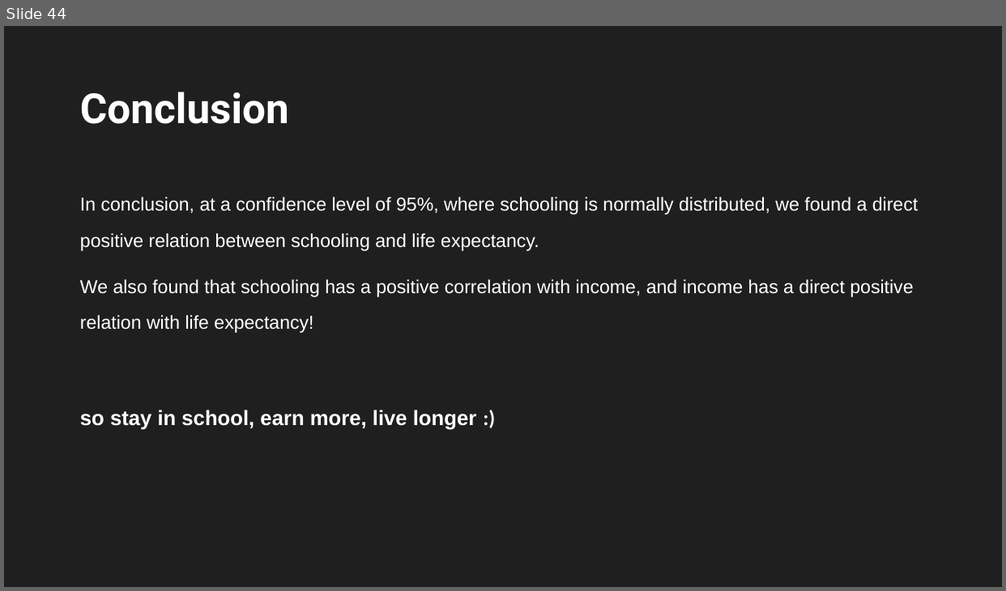
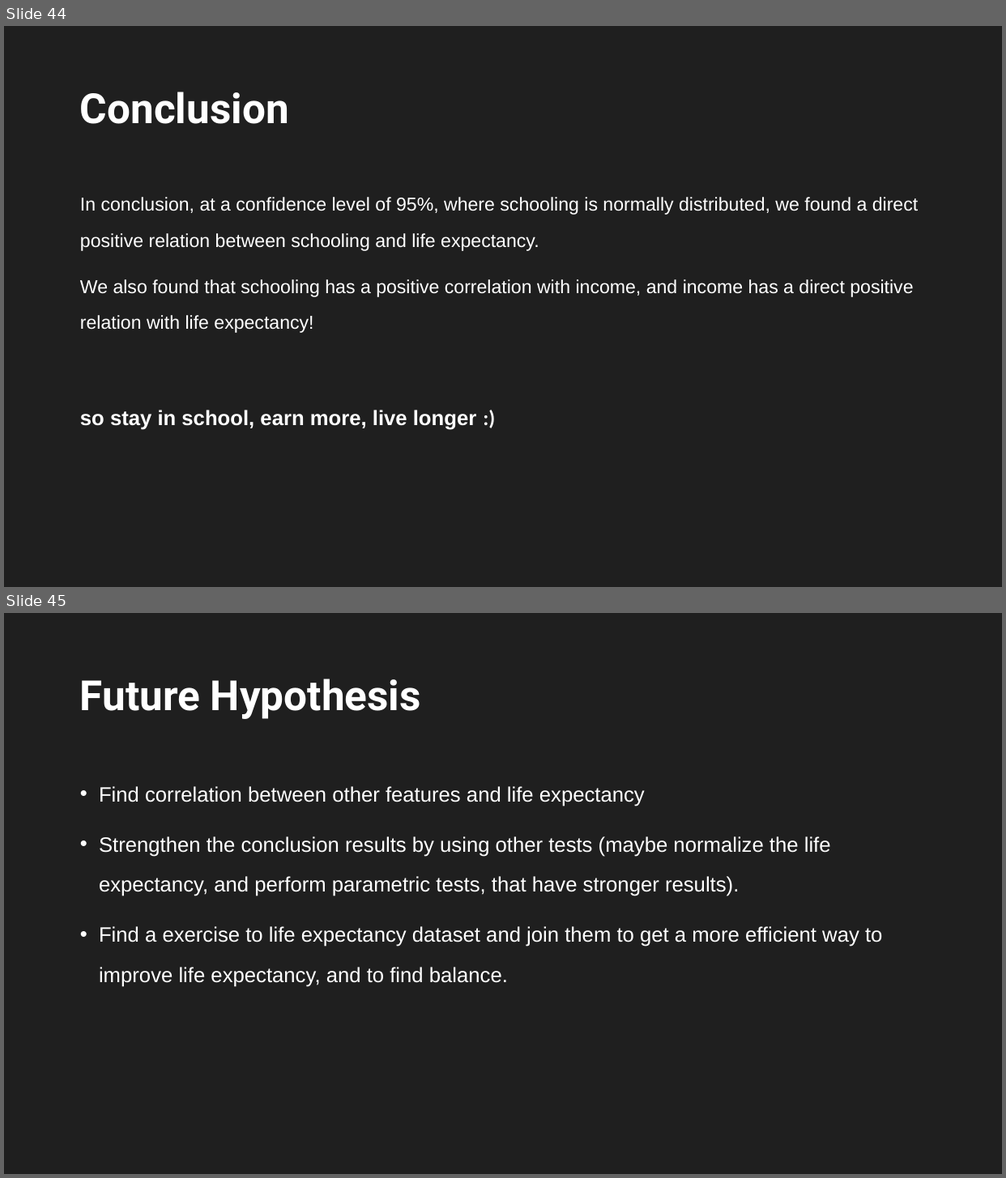
Before and after one commit to amitedenzon/life-expectancy, a slide deck: FinalAssigment.pptx. Shown one above the other, each under a label of ours: slide 44 before the commit, slides 44 and 45 after it. The pictures are 1006x591 and 1006x1178 pixels, drawn with LibreOffice and Linux fonts; fonts in the diff are those of the drawing. Boxes give left, top, right and bottom in pixels: in the first picture for what was removed or moved away, otherwise in the second. Text is boxed around its words. In the diff, an @@ line names an element or a change of style, - is before the commit and + after.

```diff
--- a/FinalAssigment.pptx
+++ b/FinalAssigment.pptx
@@ slide 45 added at (4, 613, 1002, 1174), background #1F1F1F @@
@@ title added at (80, 679, 421, 719), 40 pt, text #FFFFFF, bold @@
+Future Hypothesis
@@ text added at (99, 786, 882, 987), 20 pt, text #FFFFFF @@
+• Find correlation between other features and life expectancy
+• Strengthen the conclusion results by using other tests (maybe normalize the life expectancy, and perform parametric tests, that have stronger results).
+• Find a exercise to life expectancy dataset and join them to get a more efficient way to improve life expectancy, and to find balance.
```
Also in this commit, not shown: 3 other files.
